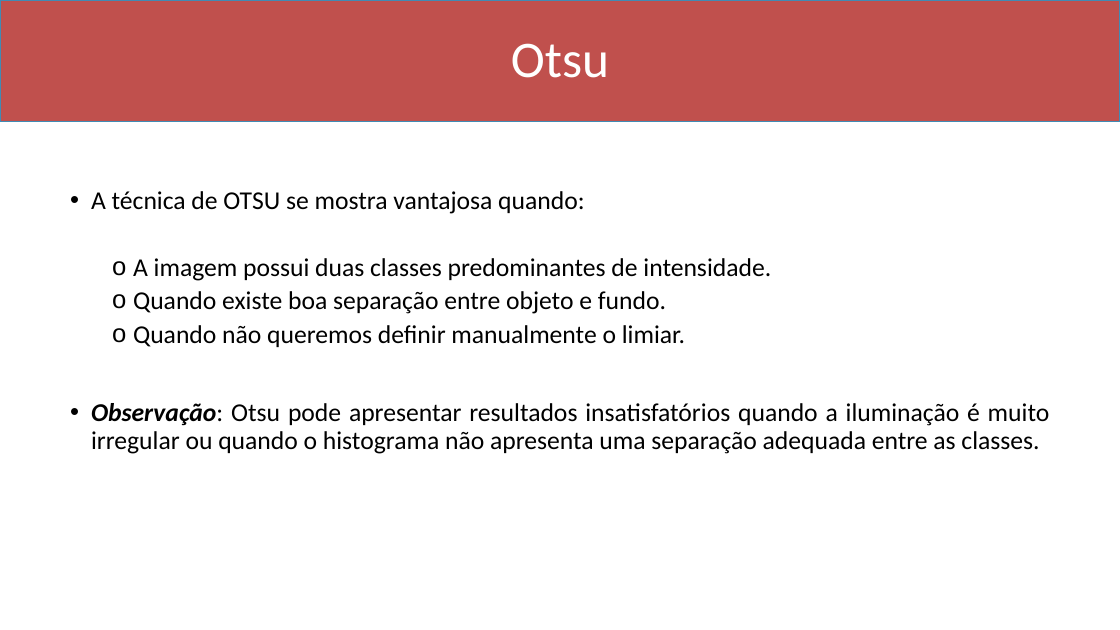
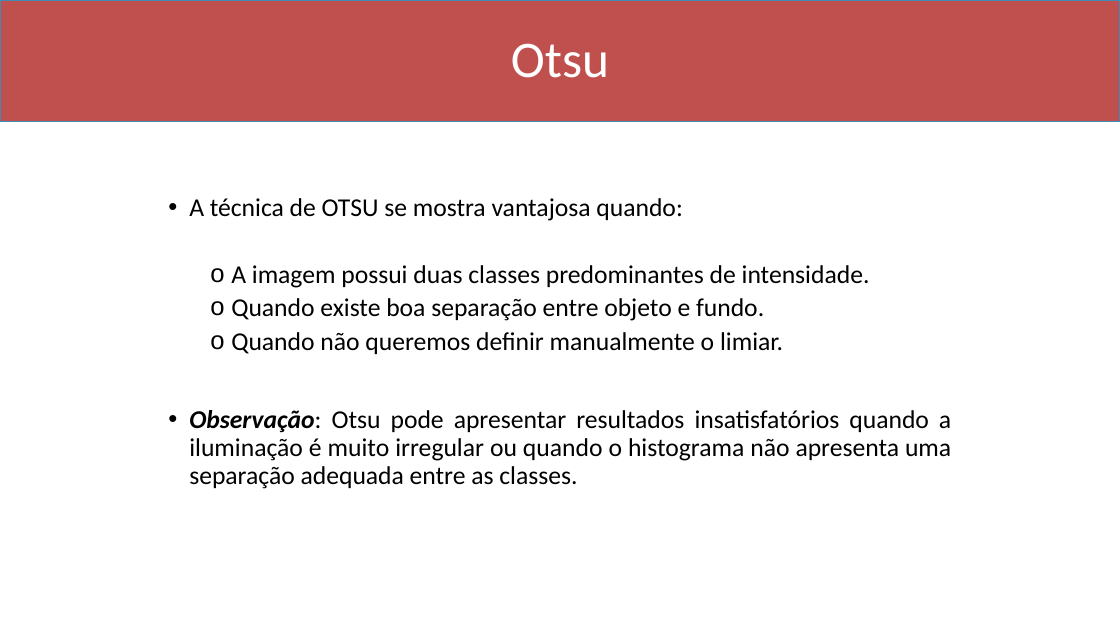
Before and after one commit to Marcio-Salmazo/Aulas, a slide deck: slide 14 of Processamento de Imagens/Slides/09 - Limiarizacao.pptx. Drawn at 1120x630 pixels with LibreOffice and Linux fonts; fonts in the diff are those of the drawing. Boxes give left, top, right and bottom in pixels: in the first picture for what was removed or moved away, otherwise in the second. Text is boxed around its words. In the diff, an @@ line names an element or a change of style, - is before the commit and + after.

Commit message:
Limiarização

```diff
--- a/Processamento de Imagens/Slides/09 - Limiarizacao.pptx
+++ b/Processamento de Imagens/Slides/09 - Limiarizacao.pptx
@@ text "A técnica de OTSU se ..." rewrapped from <box>91,191,1050,454</box> to <box>189,198,951,489</box> @@
```
Also in this commit, not shown: 1 other slide changed, 4 slides added, 1 slide removed, 1 other file.
